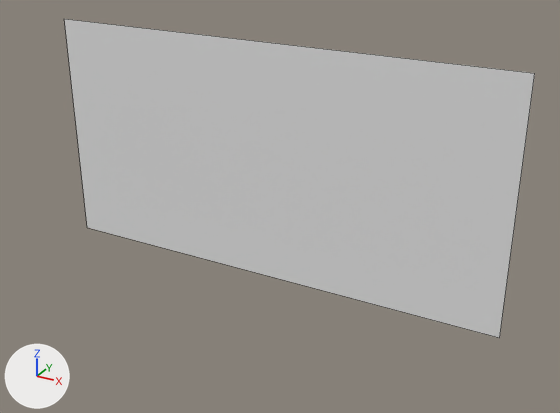
What one commit did to the Blender file Assets/Models/Blender Files/cliff_middle_straight_roof.blend.
Rendered twice from a 50 mm camera at (0.733, -1.272, 0.804) aimed at (0.077, -0.079, 0.208). The axes (+X, +Y, +Z) are drawn at lower left. The lights are the same throughout. Mesh edges are drawn as thin lines.

Before the edit, the objects in view are built like this:
```python
me_plane = bpy.data.meshes.new('Plane')
me_plane.from_pydata([(-0.5, 0.0, 0.0), (0.5, 0.0, 0.0), (-0.5, 0.0, 0.5), (0.5, 0.0, 0.5)], [], [(0, 2, 3, 1)])
ob_plane = bpy.data.objects.new('Plane', me_plane)
ob_plane.location = (0.0, 0.0, 0.0)
```
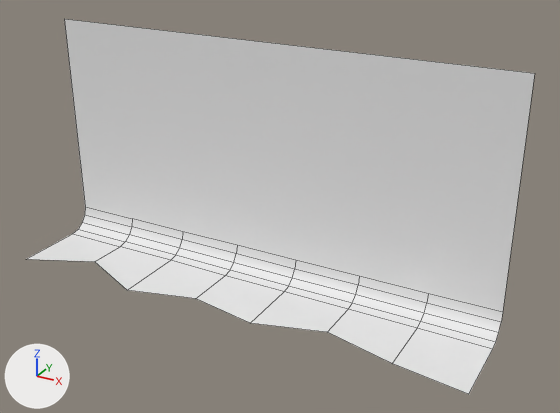
Boxes (x1, y1, x2, y2) around the edits, measured in the pictures (560 x 413 px):
```json
{"object": "Plane", "change": "reshaped", "before": [64, 19, 535, 338], "after": [27, 19, 535, 394], "on screen": "8% wider, 18% taller"}
{"part": 1, "of": "me_plane", "change": "built on", "before": [65, 20, 535, 338], "after": [27, 20, 535, 394]}
```

Scene script edits in JSON lines:
```json
{"block": "me_plane", "where": "# used by ob_plane; location = (0.0, 0.0, 0.0)"}
{"op": "remove", "block": "me_plane", "code": "me_plane.from_pydata(...)  # 4 vertices, 1 face; spans x -0.5..0.5, y 0.0, z 0.0..0.5"}
{"op": "add", "block": "me_plane", "code": "me_plane.from_pydata(...)  # 50 vertices, 36 faces; spans x -0.5..0.5, y -0.2..0.0, z 0.005..0.5"}
{"block": "me_plane", "change": "me_plane part 1"}
{"block": "me_plane", "change": "2 vertices are removed from x -0.5..0.5, y 0.0, z 0.0"}
{"block": "me_plane", "change": "1 face is deleted"}
{"block": "me_plane", "change": "18 vertices are added at x -0.5..0.5, y -0.2..0.0, z 0.005..0.055"}
{"block": "me_plane", "change": "10 new vertices lie (0.143, 0.0, 0.0) away from vertices in x -0.5..0.071, y -0.05..0.0, z 0.005..0.055"}
{"block": "me_plane", "change": "10 new vertices lie (0.143, 0.0, 0.0) away from vertices in x -0.357..0.214, y -0.05..0.0, z 0.005..0.055"}
{"block": "me_plane", "change": "10 new vertices lie (0.143, 0.0, 0.0) away from vertices in x -0.214..0.357, y -0.05..0.0, z 0.005..0.055"}
{"block": "me_plane", "change": "36 new faces join them"}
{"block": "me_plane", "change": "me_plane part 2: the surface is now shaded smooth"}
```
